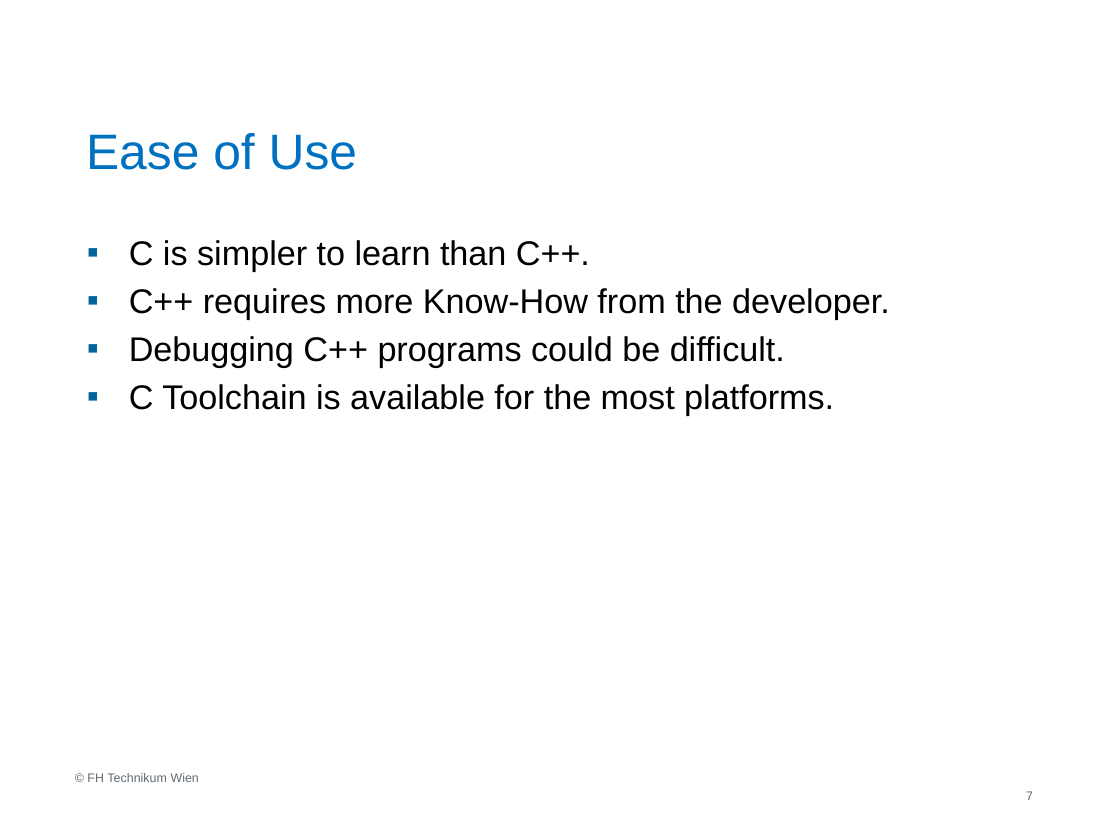
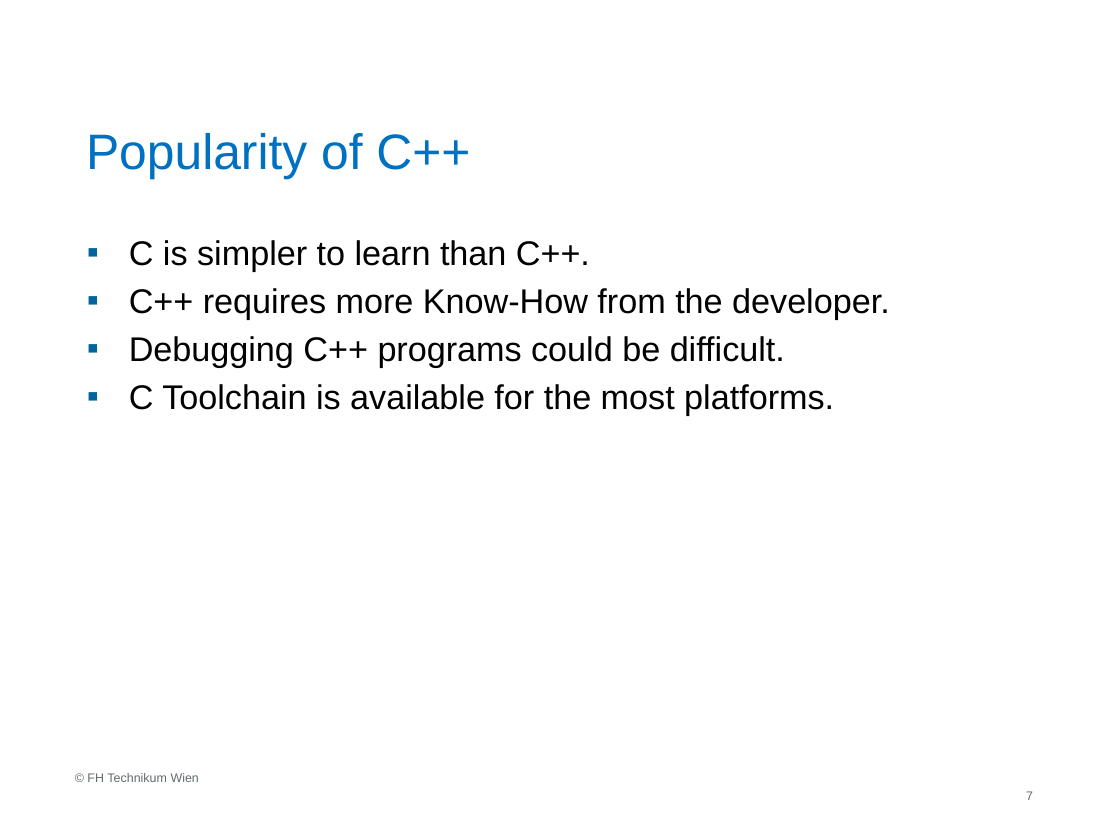
Before and after one commit to hackdino/Master_Thesis, a slide deck: slide 7 of Presentation/MES_NEY.pptx. Drawn at 1120x840 pixels with LibreOffice and Linux fonts; fonts in the diff are those of the drawing; background and template pictures are left out. Boxes give left, top, right and bottom in pixels: in the first picture for what was removed or moved away, otherwise in the second. Text is boxed around its words. In the diff, an @@ line names an element or a change of style, - is before the commit and + after.

```diff
--- a/Presentation/MES_NEY.pptx
+++ b/Presentation/MES_NEY.pptx
@@ title at box(86, 133, 470, 179): text changed @@
-Ease of Use
+Popularity of C++
```
Also in this commit, not shown: 4 other slides changed, 1 slide added, 1 other file.
